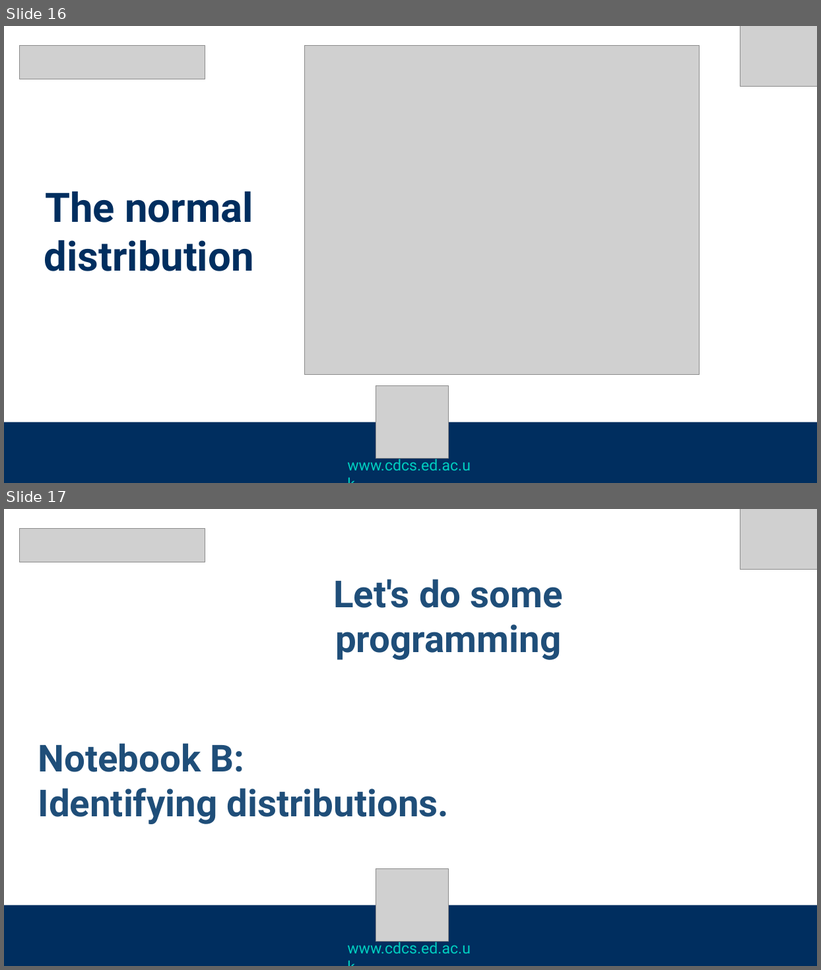
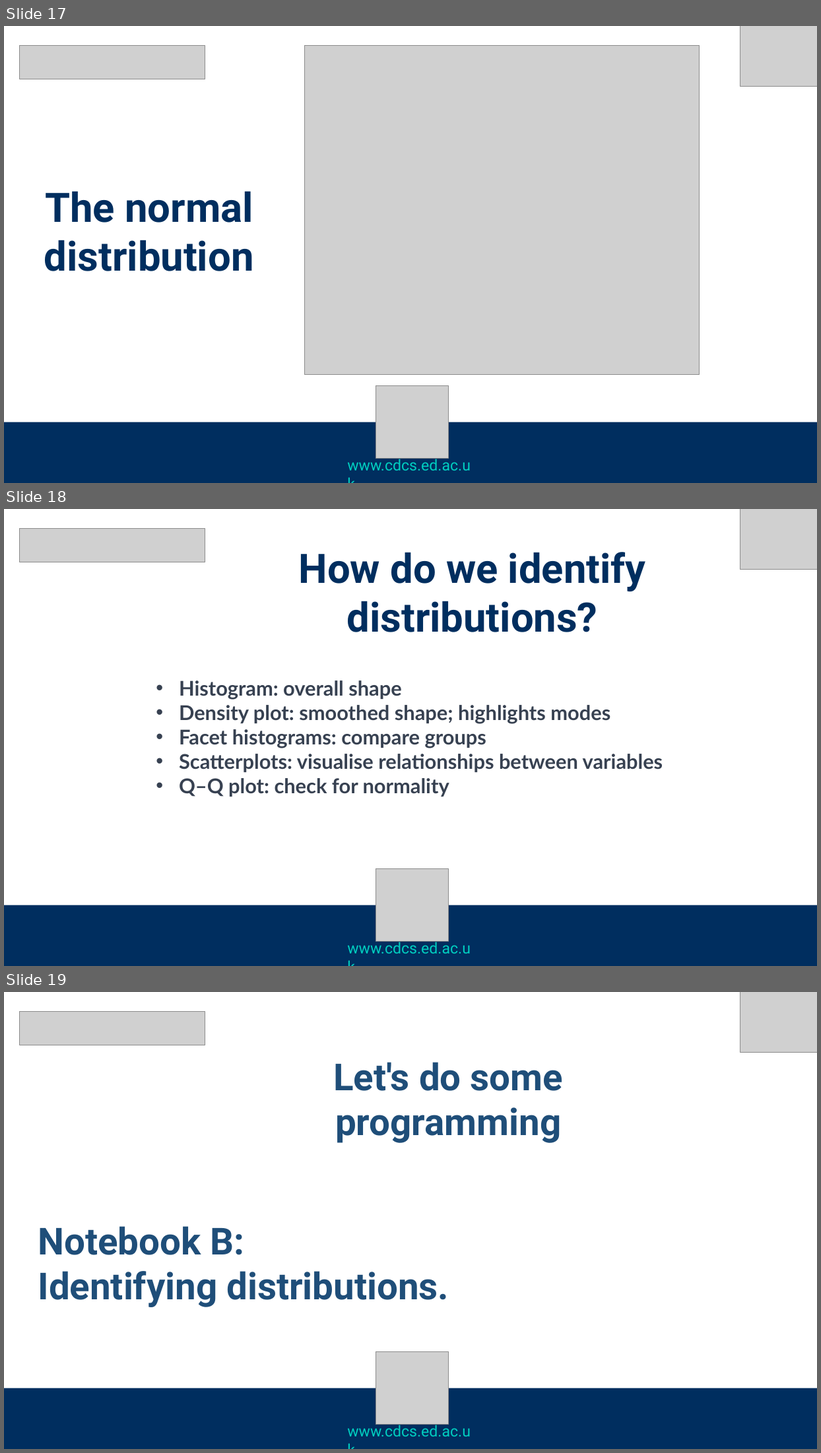
Before and after one commit to DCS-training/IntroToStatistics_2023, a slide deck: Slides_DescriptiveStatistics.pptx. Shown one above the other, each under a label of ours: slides 16 and 17 before the commit, slides 17, 18 and 19 after it. The pictures are 821x970 and 821x1453 pixels, drawn with LibreOffice and Linux fonts; fonts in the diff are those of the drawing; grey boxes stand for pictures. Boxes give left, top, right and bottom in pixels: in the first picture for what was removed or moved away, otherwise in the second. Text is boxed around its words. In the diff, an @@ line names an element or a change of style, - is before the commit and + after.

```diff
--- a/Slides_DescriptiveStatistics.pptx
+++ b/Slides_DescriptiveStatistics.pptx
@@ slide 18 added at (4, 509, 817, 966), background #FFFFFF @@
@@ picture added at (741, 509, 817, 569) @@
@@ picture added at (19, 529, 205, 562) @@
@@ text added at (298, 552, 646, 632), 48 pt, text #002E5F, bold @@
+How do we identify distributions?
@@ text added at (179, 681, 663, 797), 24 pt, text #374151, bold @@
+• Histogram: overall shape
+• Density plot: smoothed shape; highlights modes
+• Facet histograms: compare groups
+• Scatterplots: visualise relationships between variables
+• Q–Q plot: check for normality
@@ picture added at (376, 869, 449, 941) @@
@@ rectangle added at (4, 906, 817, 966), fill #002E5F @@
@@ text added at (347, 940, 471, 954), 18 pt, text #00CEC0 @@
+www.cdcs.ed.ac.uk
@@ what was slide 16 is now slide 17 @@
@@ what was slide 17 is now slide 19 @@
```
Also in this commit, not shown: 3 slides changed, 1 other slide added, 7 other files.
